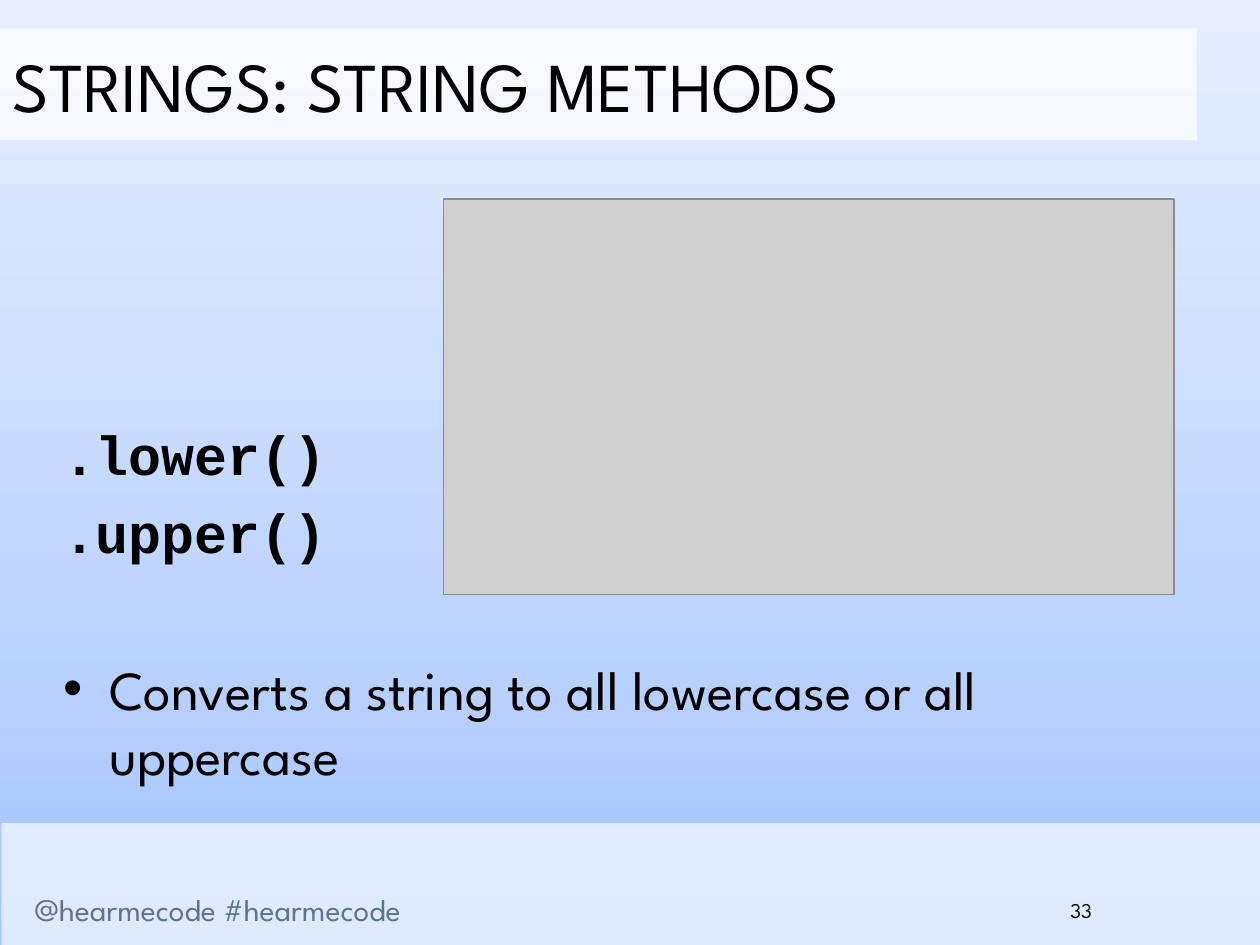
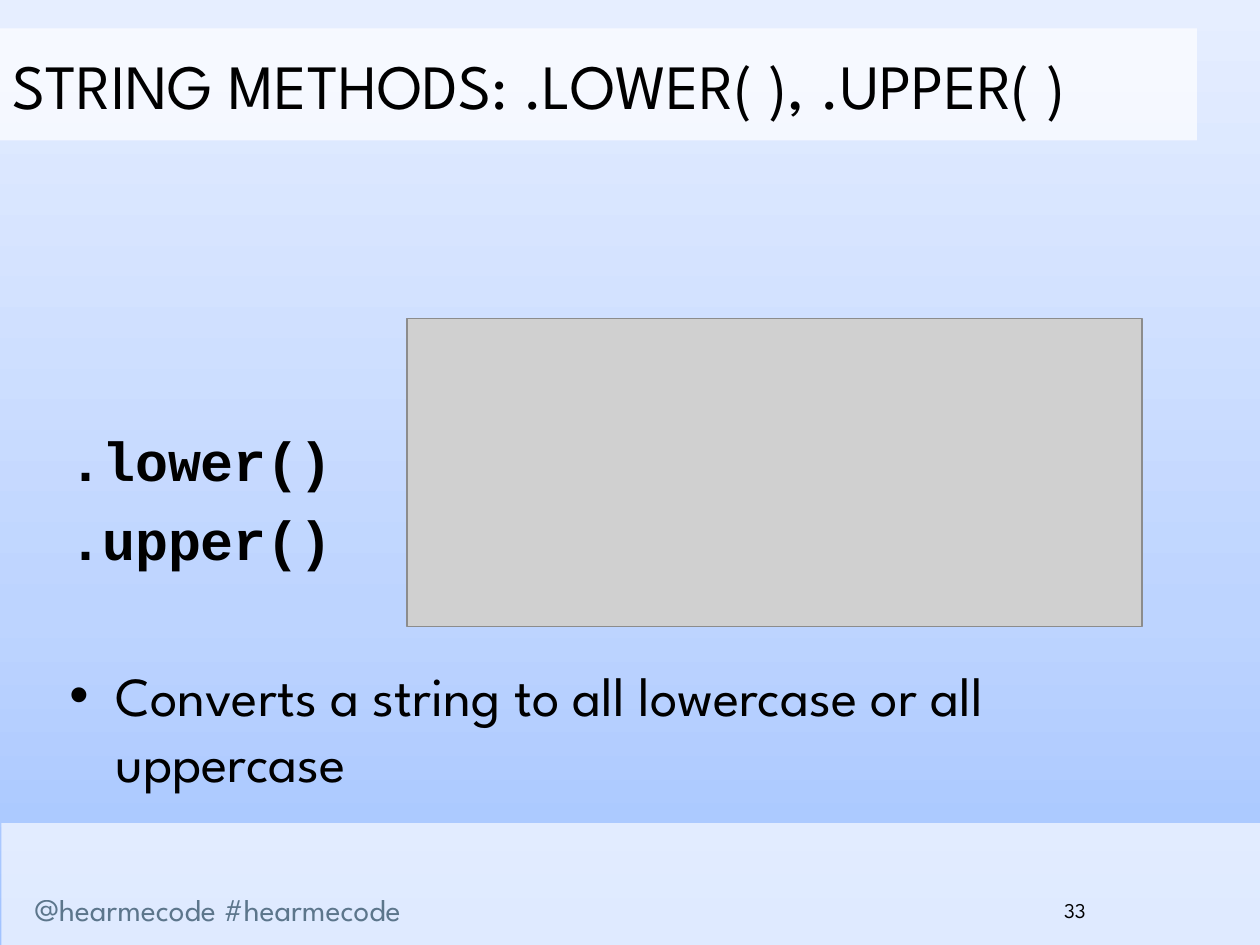
Before and after one commit to hearmecode/slides, a slide deck: slide 33 of Lesson 1/Hear Me Code - Strings and Conditionals.pptx. Drawn at 1260x945 pixels with LibreOffice and Linux fonts; fonts in the diff are those of the drawing; grey boxes stand for pictures; background and template pictures are left out. Boxes give left, top, right and bottom in pixels: in the first picture for what was removed or moved away, otherwise in the second. Text is boxed around its words. In the diff, an @@ line names an element or a change of style, - is before the commit and + after.

```diff
--- a/Lesson 1/Hear Me Code - Strings and Conditionals.pptx
+++ b/Lesson 1/Hear Me Code - Strings and Conditionals.pptx
@@ text in rectangle at (12,65,1031,122): text changed; size 40 to 36 pt @@
-STRINGS: STRING METHODS
+STRING METHODS: .LOWER( ), .UPPER( )
@@ text ".lower()": place and size @@
-text ".lower()" at (63,436,976,787)
+text ".lower()" at (69,442,983,794)
@@ picture: place and size @@
-picture at (444,199,1174,595)
+picture at (407,319,1142,626)
@@ page number: place and size @@
-page number at (1070,904,1092,919)
+page number at (1064,904,1086,919)
```
Also in this commit, not shown: 31 other slides changed, 4 slides added, 1 slide removed, 3 other files.
